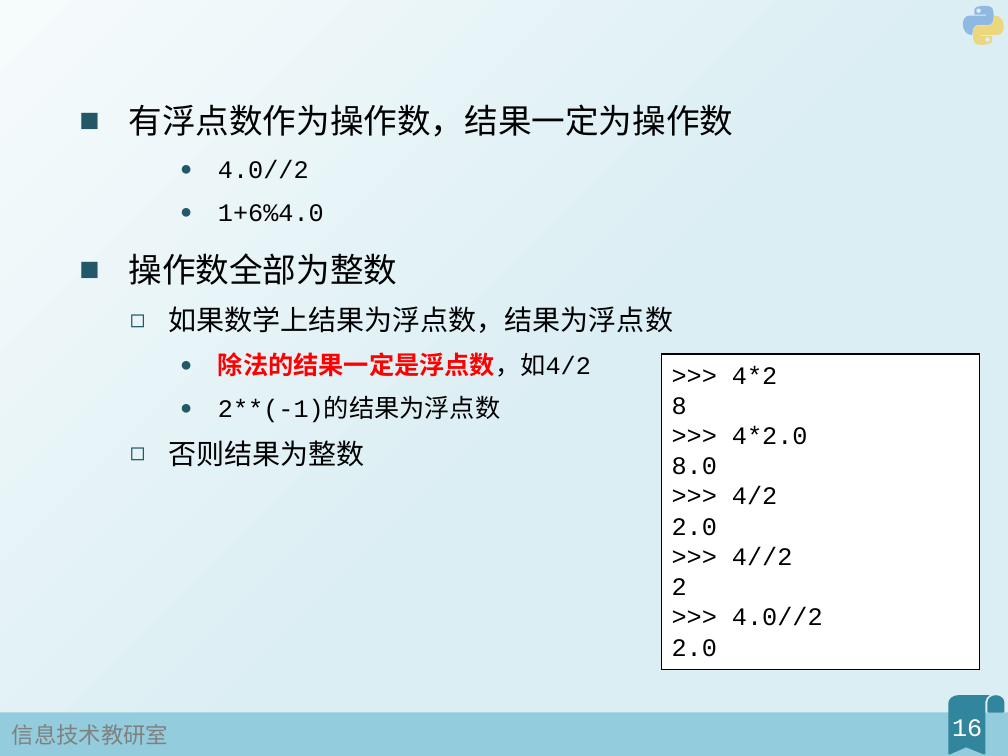
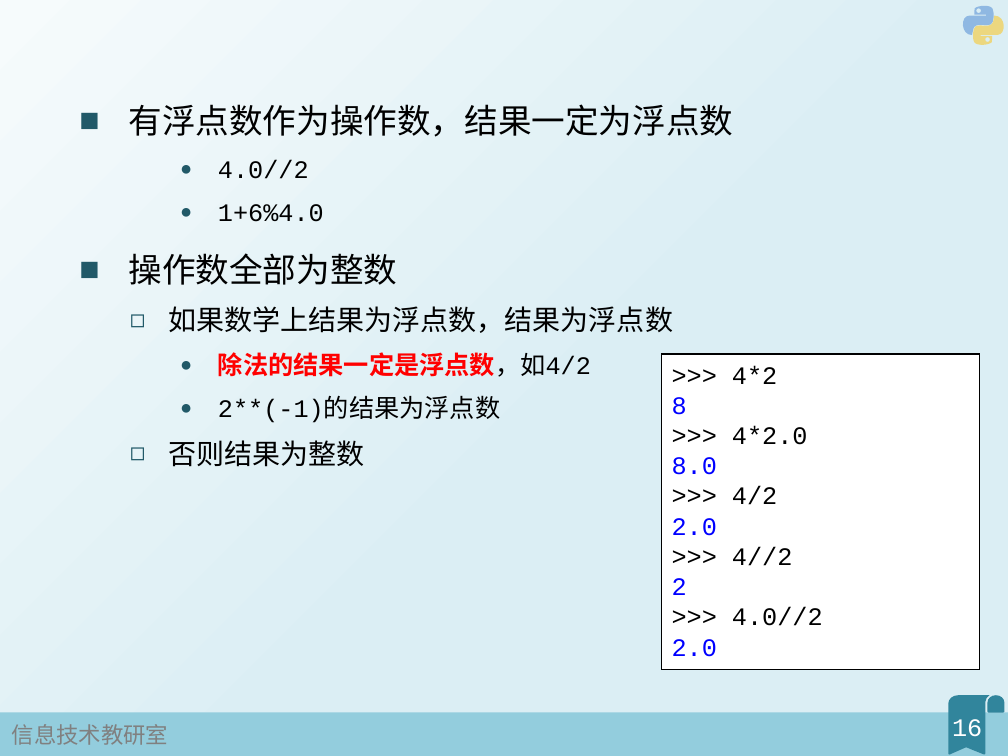
Before and after one commit to fjzfmxd/-, a slide deck: slide 16 of 2Python基本类型/幻灯片.pptx. Drawn at 1008x756 pixels with LibreOffice and Linux fonts; fonts in the diff are those of the drawing; background and template pictures are left out. Boxes give left, top, right and bottom in pixels: in the first picture for what was removed or moved away, otherwise in the second. Text is boxed around its words. In the diff, an @@ line names an element or a change of style, - is before the commit and + after.

```diff
--- a/2Python基本类型/幻灯片.pptx
+++ b/2Python基本类型/幻灯片.pptx
@@ text at [129, 104, 734, 137]: text changed @@
-■ 有浮点数作为操作数，结果一定为操作数
+■ 有浮点数作为操作数，结果一定为浮点数
@@ text in rectangle at [672, 397, 717, 657]: text colour #000000 to #0000FF in "8", "8.0", "2.0", "2" and 1 more places @@
```
Also in this commit, not shown: 2 other slides changed, 1 other file.
